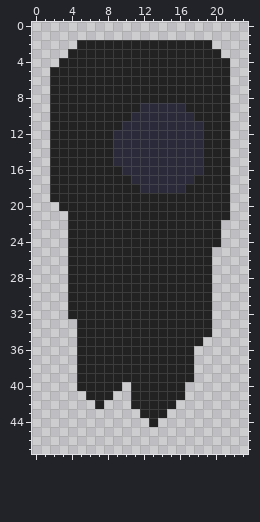
Pixel-art sprite -- sprites/spr_pborder/layers/28936a9e-04bf-4468-9d5b-e62f820b973f/f5a14ef9-bbdf-4fb6-976b-01bd9bc5880c.png. The first picture shows the starting point.
The file is 24x48 pixels.
The same view after the edit:
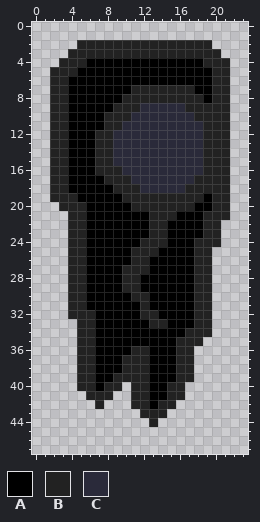
Palette (. is transparent): A #000000  B #222222  C #2a2a3a
Diff:
Colour B gives way to colour A in row 4 at x 6 to 18; in row 5 at x 5 to 19; in row 6 at x 4 to 19; in row 7 at x 4 to 10 and 18 to 19; in row 8 at x 4 to 9 and 19; in row 9 at x 4 to 8.
Colour B gives way to colour A in rows 10 to 11 at x 4 to 7; in rows 12 to 16 at x 4 to 6; in row 17 at x 4 to 7; in row 18 at x 4 to 8; in row 19 at x 5 to 9 and 19; in row 20 at x 6 to 10 and 18 to 19.
Colour B gives way to colour A in row 21 at x 6 to 12 and 16 to 18; in rows 22 to 23 at x 6 to 12 and 15 to 18; in row 24 at x 6 to 11 and 15 to 17; in row 25 at x 6 to 10 and 14 to 17; in row 26 at x 6 to 10 and 13 to 17; in row 27 at x 6 to 9 and 13 to 17.
Colour B gives way to colour A in rows 28 to 29 at x 6 to 9 and 12 to 17; in row 30 at x 6 to 10 and 13 to 17; in row 31 at x 6 to 11 and 13 to 17; in row 32 at x 7 to 11 and 14 to 17; in row 33 at x 7 to 12 and 15 to 17; in row 34 at x 7 to 16.
Colour B gives way to colour A in row 35 at x 7 to 15; in row 36 at x 7 to 10 and 13 to 15; in rows 37 to 38 at x 7 to 9 and 13 to 15; in row 39 at x 7 to 8 and 13 to 15; in row 40 at x 7 and 13 to 14; in row 41 at x 13 to 14.
Colour B gives way to colour A in row 42 at x 13.
Pixel boxes of the changes (left, top, right, bottom) in both pictures:
changed: (68, 58, 212, 409)
